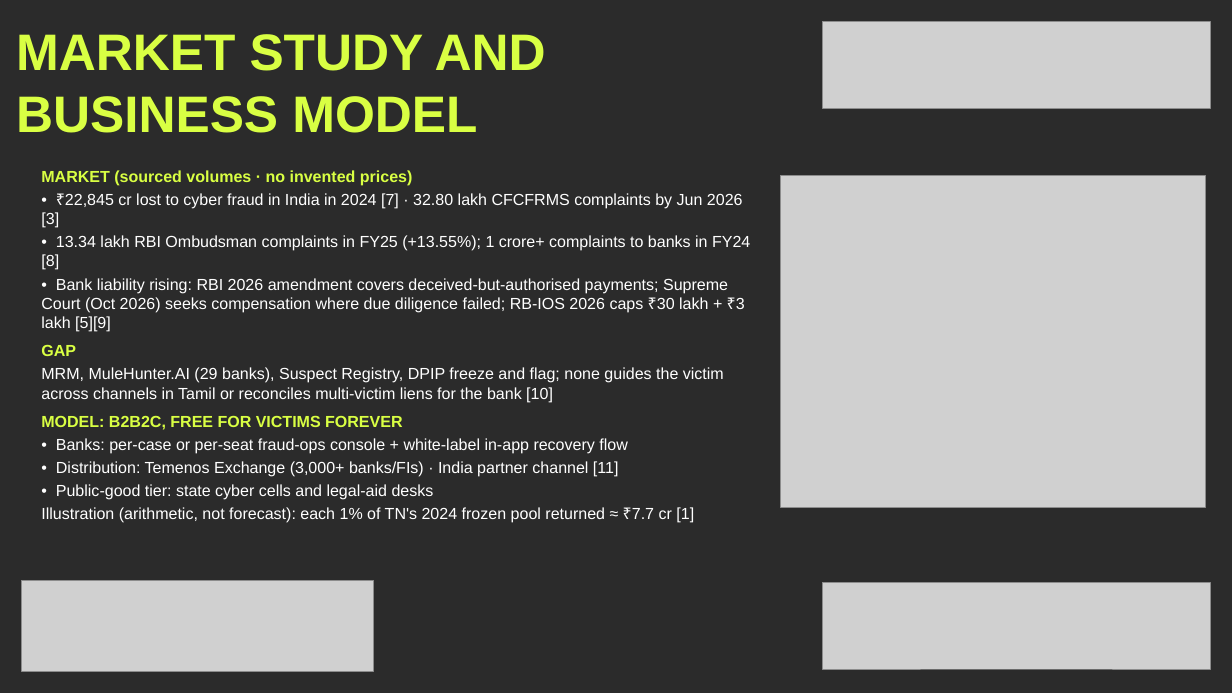
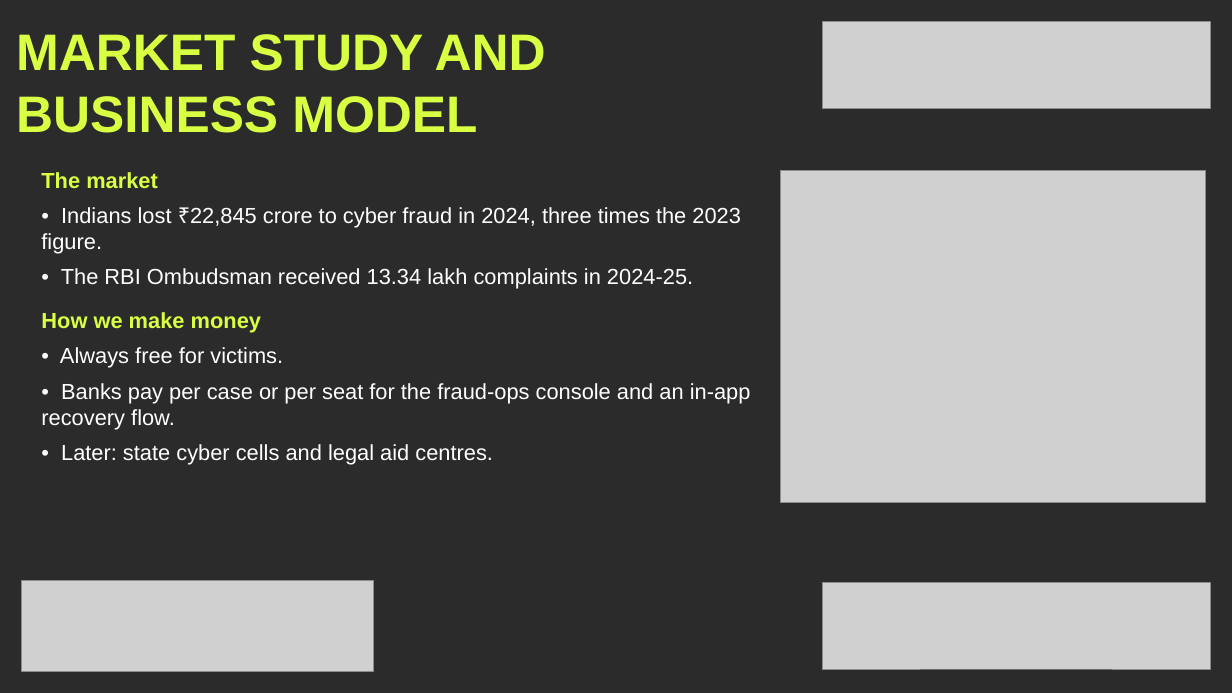
Before and after one commit to mahak867/Golden-Hour, a slide deck: slide 6 of deck/GoldenHour_KHacks4_Submission_Visual.pptx. Drawn at 1232x693 pixels with LibreOffice and Linux fonts; fonts in the diff are those of the drawing; grey boxes stand for pictures; background and template pictures are left out; a plain dark background stands for a picture behind light text. Boxes give left, top, right and bottom in pixels: in the first picture for what was removed or moved away, otherwise in the second. Text is boxed around its words. In the diff, an @@ line names an element or a change of style, - is before the commit and + after.

```diff
--- a/deck/GoldenHour_KHacks4_Submission_Visual.pptx
+++ b/deck/GoldenHour_KHacks4_Submission_Visual.pptx
@@ text at [41, 172, 751, 465]: text changed; size 12.5 to 17 pt @@
-MARKET (sourced volumes · no invented prices)
-• ₹22,845 cr lost to cyber fraud in India in 2024 [7] · 32.80 lakh CFCFRMS complaints by Jun 2026 [3]
-• 13.34 lakh RBI Ombudsman complaints in FY25 (+13.55%); 1 crore+ complaints to banks in FY24 [8]
-• Bank liability rising: RBI 2026 amendment covers deceived-but-authorised payments; Supreme Court (Oct 2026) seeks compensation where due diligence failed; RB-IOS 2026 caps ₹30 lakh + ₹3 lakh [5][9]
-GAP
-MRM, MuleHunter.AI (29 banks), Suspect Registry, DPIP freeze and flag; none guides the victim across channels in Tamil or reconciles multi-victim liens for the bank [10]
-MODEL: B2B2C, FREE FOR VICTIMS FOREVER
-• Banks: per-case or per-seat fraud-ops console + white-label in-app recovery flow
-• Distribution: Temenos Exchange (3,000+ banks/FIs) · India partner channel [11]
-• Public-good tier: state cyber cells and legal-aid desks
-Illustration (arithmetic, not forecast): each 1% of TN's 2024 frozen pool returned ≈ ₹7.7 cr [1]
+The market
+• Indians lost ₹22,845 crore to cyber fraud in 2024, three times the 2023 figure.
+• The RBI Ombudsman received 13.34 lakh complaints in 2024-25.
+How we make money
+• Always free for victims.
+• Banks pay per case or per seat for the fraud-ops console and an in-app recovery flow.
+• Later: state cyber cells and legal aid centres.
@@ picture: place and size @@
-picture at [781, 176, 1206, 507]
+picture at [781, 171, 1206, 503]
```
Also in this commit, not shown: 5 other slides changed, 6 other files.
